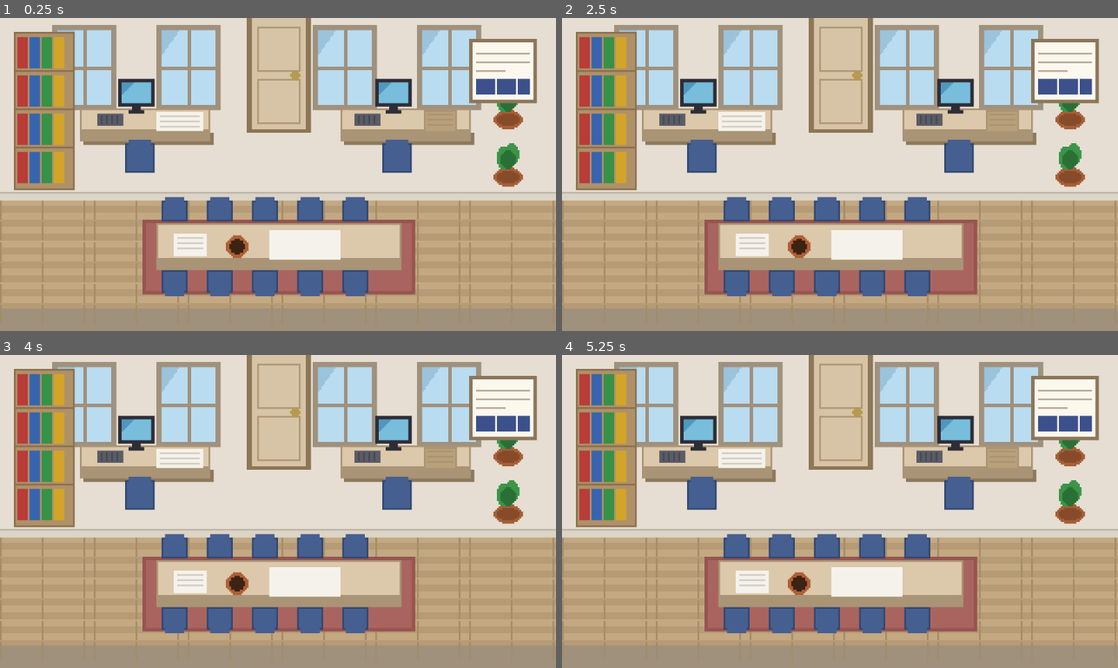
Above: before the commit, frames 1-4 (two rows, left to right).
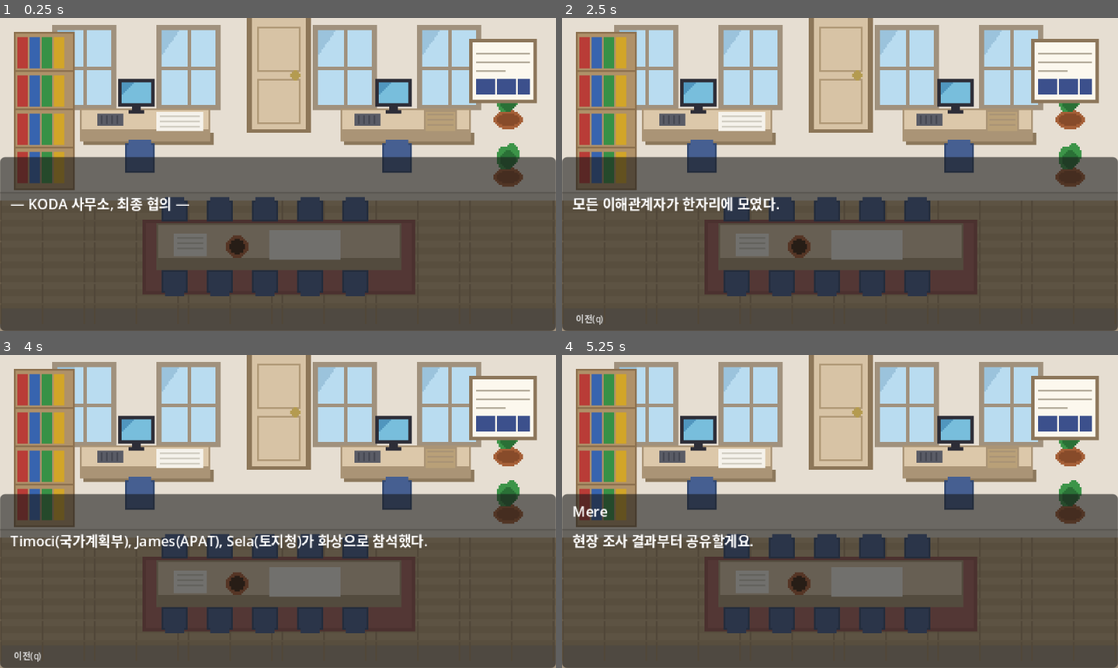
Above: after the commit, the same moments.

Repository: amnotyoung/idc-game
Game: Godot game, scene res://scenes/world/ending_scene.tscn
The game is run twice, just before and just after one commit, with the same random seed, the same clock (stepped at 60 frames per second) and the same inputs. This scene is started directly instead of the project's main scene.
Inputs (mouse positions are in pixels of both pictures, inside the frame that each line leads up to):
- Up to frame 1 (0.25 s): no input
- Up to frame 2 (2.5 s): tap Enter (ui_accept) at 0.5, 0.77, 2, 2.27 s; hold Right (ui_right) 0.53-1.25 s; tap Q at 0.6, 2.1 s; click (589, 318) at 1.25 s, where only the run after the commit has a clickable "이전(q)"; hold Down (ui_down) from 2.03 s (still down)
- Up to frame 3 (4 s): tap Enter (ui_accept) at 2.75, 3.5, 3.77 s; release Down (ui_down) at 2.78 s; hold Right (ui_right) 2.78-3.53 s; tap Q at 2.85, 3.6 s; hold Up (ui_up) from 3.53 s (still down)
- Up to frame 4 (5.25 s): tap Enter (ui_accept) at 4.25, 4.52, 5 s; release Up (ui_up) at 4.28 s; hold Left (ui_left) from 4.28 s (still down); tap Q at 4.35, 5.1 s

The runs differ from the first frame. In frame 1, 55% of the frame differs, in the area x 0-100%, y 44-100%; in frame 2, 55%; in frame 3, 55%; in frame 4, 55%.
Error before the commit: Parse Error: Function "_show_report_card()" not found in base self. (res://scripts/world/chapter5_ending.gd:37)

Commit message:
auto: update chapter5_ending.gd
Co-Authored-By: Claude Opus 4.6 (1M context) <noreply@anthropic.com>

Diff:
--- a/scripts/world/chapter5_ending.gd
+++ b/scripts/world/chapter5_ending.gd
@@ -95,3 +95,38 @@
 			DialogueManager.start("ch5_ending_normal")
 		"bad":
 			DialogueManager.start("ch5_ending_bad")
+
+func _trust_bar(value: int) -> String:
+	var filled = int(value / 10)
+	var empty = 10 - filled
+	return "█".repeat(filled) + "░".repeat(empty) + " %d" % value
+
+func _show_report_card() -> void:
+	# 런타임에 대화 데이터 주입
+	var names = {
+		"mere": "Mere",
+		"timoci": "Timoci",
+		"ratu_josefa": "Ratu Josefa",
+		"lani": "Lani",
+		"james": "James"
+	}
+	var lines: Array = [
+		{"speaker": "", "text": "— 관계 성적표 —"}
+	]
+	for npc_id in TrustManager.ENDING_NPCS:
+		var trust = TrustManager.get_trust(npc_id)
+		var bar = _trust_bar(trust)
+		lines.append({"speaker": names[npc_id], "text": bar})
+
+	var label = ""
+	match _ending_type:
+		"true":
+			label = "True Ending — 마을이 주인이 되다"
+		"normal":
+			label = "Normal Ending — 아직 갈 길이 남다"
+		"bad":
+			label = "Bad Ending — 10년 전의 반복"
+	lines.append({"speaker": "", "text": label})
+
+	DialogueManager.all_dialogues["ch5_report"] = {"lines": lines}
+	DialogueManager.start("ch5_report")
